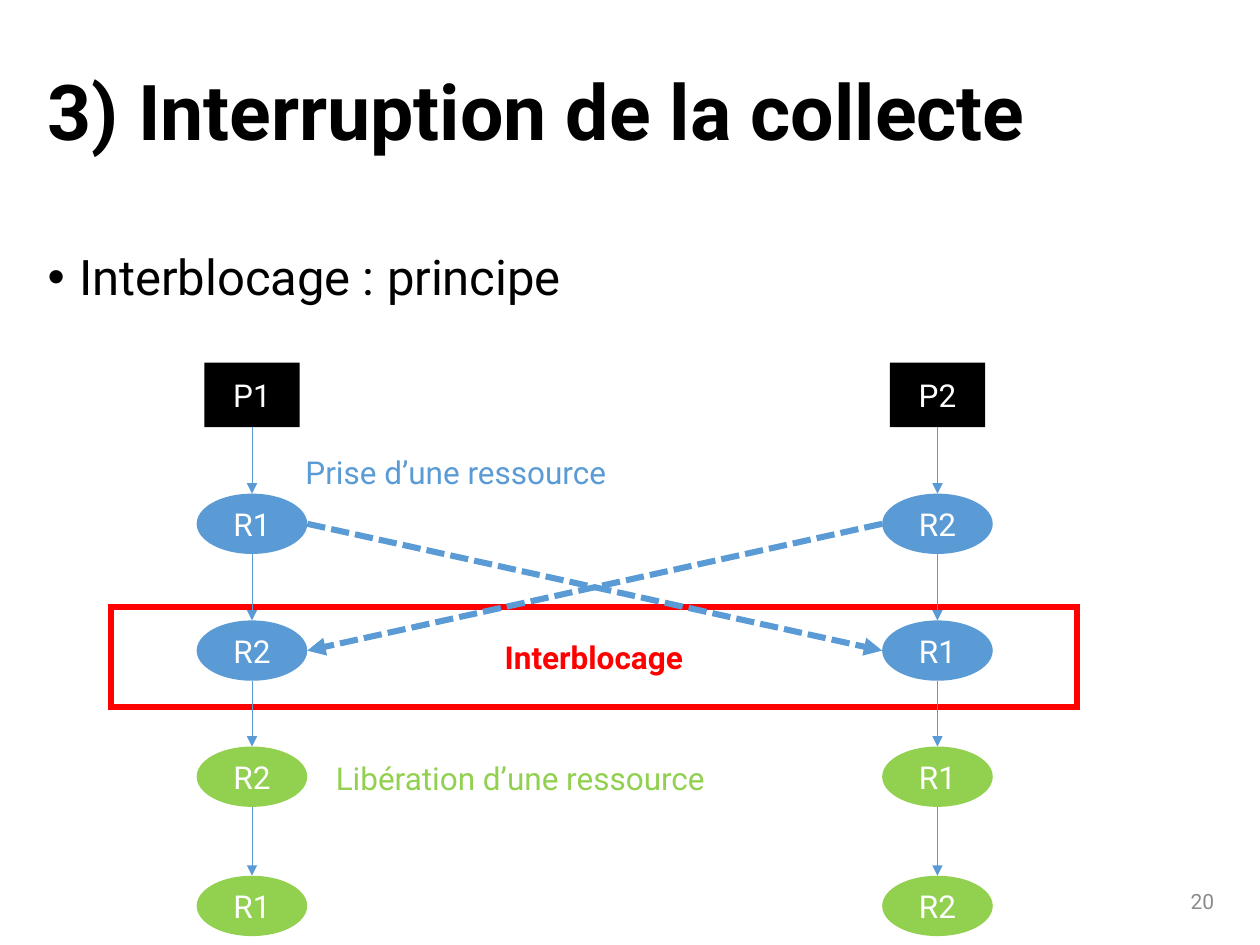
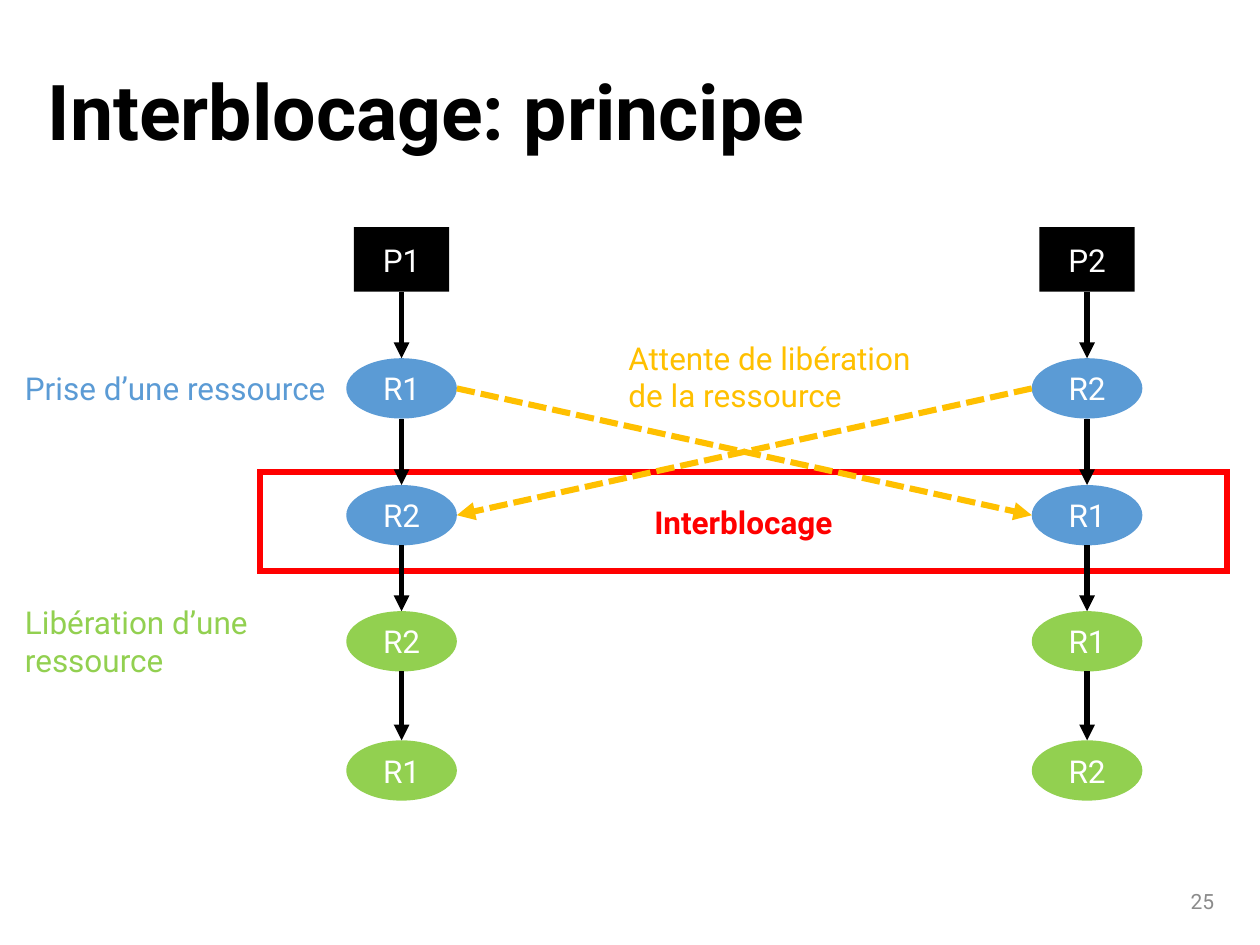
Before and after one commit to dosi-slides/2015_10_geomedia, a slide deck: slide 25 of slides.pptx (slide 20 before the commit). Drawn at 1260x945 pixels with LibreOffice and Linux fonts; fonts in the diff are those of the drawing. Boxes give left, top, right and bottom in pixels: in the first picture for what was removed or moved away, otherwise in the second. Text is boxed around its words. In the diff, an @@ line names an element or a change of style, - is before the commit and + after.

```diff
--- a/slides.pptx
+++ b/slides.pptx
@@ title at [48, 82, 804, 156]: text changed @@
-3) Interruption de la collecte
+Interblocage: principe
@@ text removed at [79, 258, 561, 306] @@
-• Interblocage : principe
@@ arrow (402, 292) - (402, 358): stroke #5B9BD5 0.5 pt to #000000 3 pt @@
@@ arrow (1087, 292) - (1087, 358): stroke #5B9BD5 0.5 pt to #000000 3 pt @@
@@ text added at [628, 346, 910, 408], 18 pt, text #FFC000 @@
+Attente de libération
+de la ressource
@@ text "Prise d’une ressource": place and size @@
-text "Prise d’une ressource" at [305, 460, 606, 485]
+text "Prise d’une ressource" at [25, 376, 325, 401]
@@ arrow (1032, 388) - (457, 515): stroke #5B9BD5 3.5 pt dashed to #FFC000 3.5 pt dashed @@
@@ arrow (457, 388) - (1032, 515): stroke #5B9BD5 3.5 pt dashed to #FFC000 3.5 pt dashed @@
@@ arrow (402, 418) - (402, 485): stroke #5B9BD5 0.5 pt to #000000 3 pt @@
@@ 10 arrows, 8 ellipses, 3 rectangles: place and size @@
-10 arrows, 8 ellipses, 3 rectangles at [111, 363, 1077, 936]
+10 arrows, 8 ellipses, 3 rectangles at [261, 227, 1227, 801]
@@ arrow (1087, 418) - (1087, 485): stroke #5B9BD5 0.5 pt to #000000 3 pt @@
@@ arrow (402, 546) - (402, 611): stroke #5B9BD5 0.5 pt to #000000 3 pt @@
@@ arrow (1087, 546) - (1087, 611): stroke #5B9BD5 0.5 pt to #000000 3 pt @@
@@ text at [25, 610, 247, 673]: text changed @@
-Libération d’une ressource
+Libération d’une
+ressource
@@ arrow (402, 672) - (402, 741): stroke #5B9BD5 0.5 pt to #000000 3 pt @@
@@ arrow (1087, 672) - (1087, 741): stroke #5B9BD5 0.5 pt to #000000 3 pt @@
@@ page number at [1191, 894, 1215, 909]: text changed @@
-20
+25
```
Also in this commit, not shown: 18 other slides changed, 20 slides added, 5 slides removed, 1 other file.
